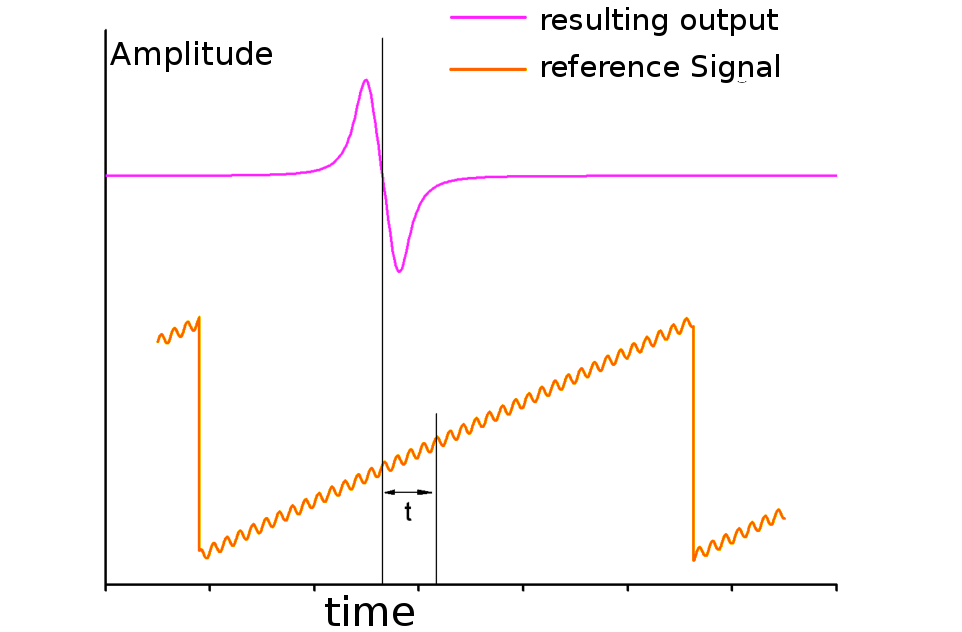
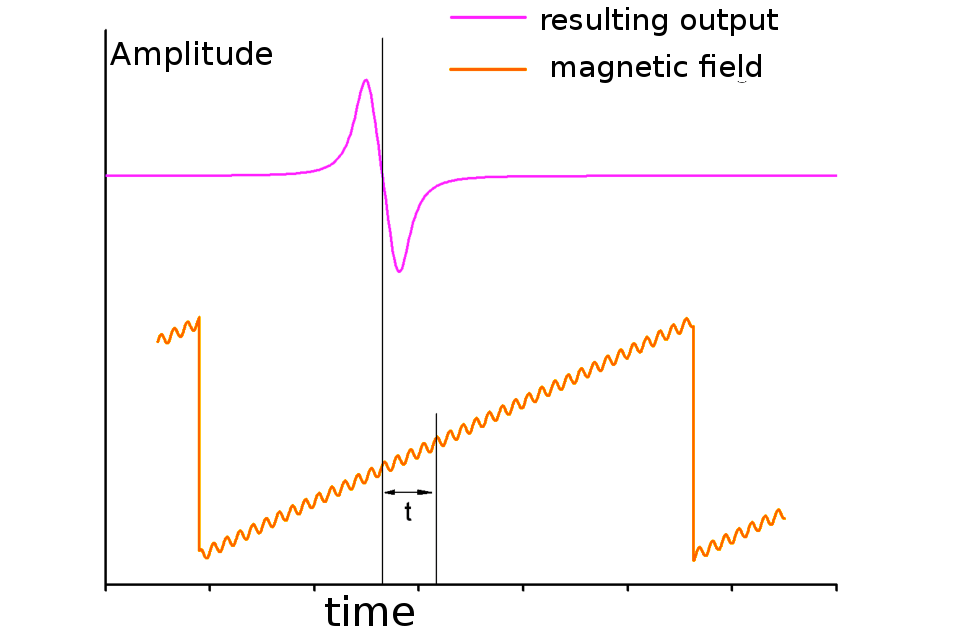
Layered file, before and after one edit (962x632). Changes by layer:
renamed "reference Signal" to "magnetic field", painted on it over 542, 54, 779, 83
